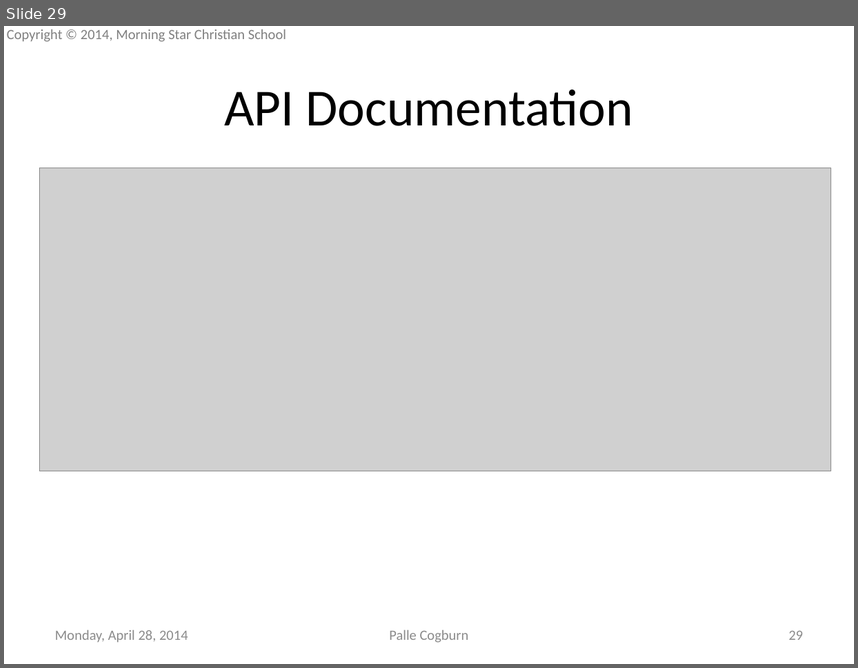
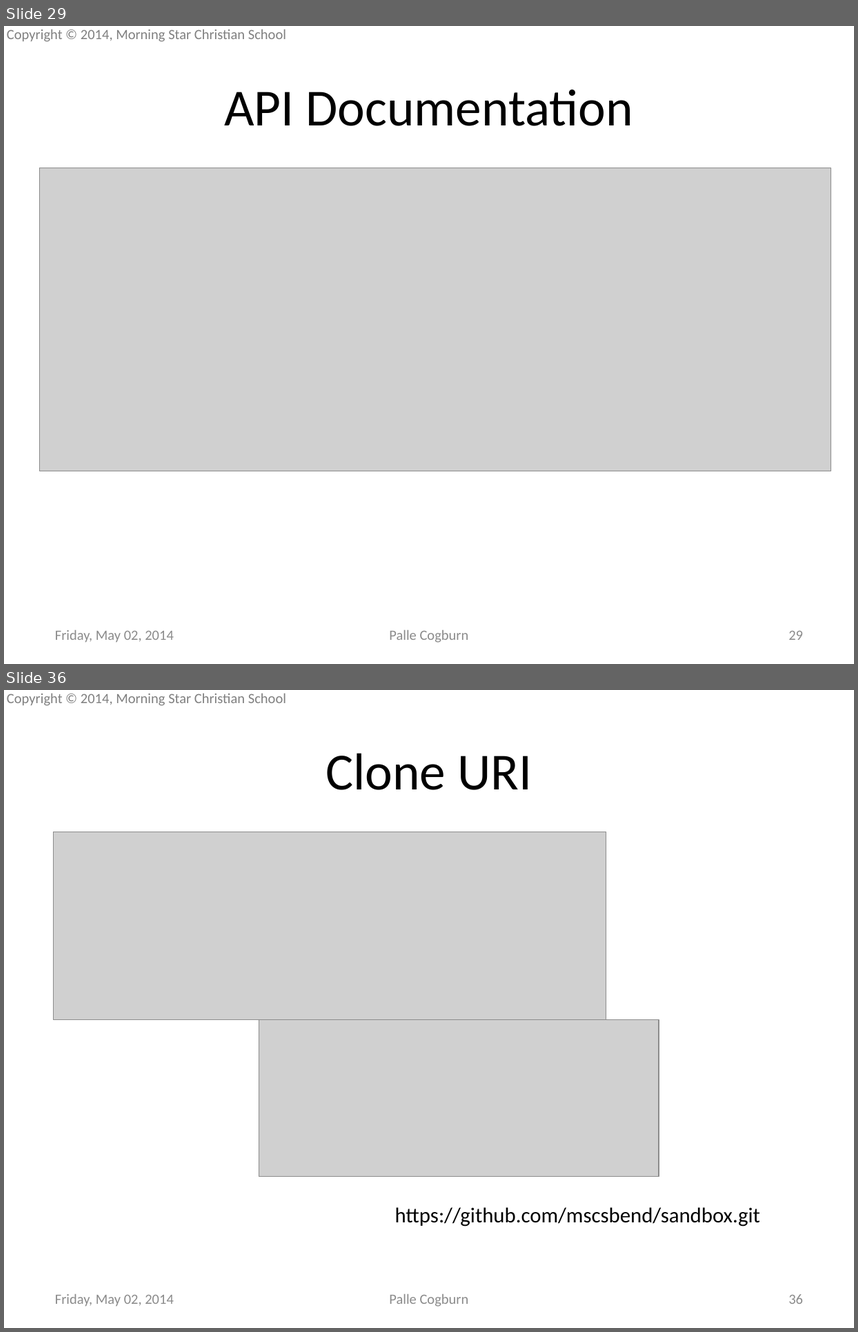
Before and after one commit to mscsbend/presentations, a slide deck: Lesson 2.pptx. Shown one above the other, each under a label of ours: slide 29 before the commit, slides 29 and 36 after it; the slides between them are not shown. The pictures are 858x668 and 858x1332 pixels, drawn with LibreOffice and Linux fonts; fonts in the diff are those of the drawing; grey boxes stand for pictures; background and template pictures are left out. Boxes give left, top, right and bottom in pixels: in the first picture for what was removed or moved away, otherwise in the second. Text is boxed around its words. In the diff, an @@ line names an element or a change of style, - is before the commit and + after.

```diff
--- a/Lesson 2.pptx
+++ b/Lesson 2.pptx
@@ slide 36 added at box(4, 690, 854, 1328), background picture (left out); not listed: 1 template element that a slide beside it also shows @@
@@ title added at box(326, 753, 532, 790), 44 pt, text #000000 @@
+Clone URI
@@ picture added at box(53, 832, 606, 1020) @@
@@ picture added at box(259, 1020, 659, 1176) @@
@@ text added at box(395, 1207, 760, 1226), 18 pt, text #000000 @@
+https://github.com/mscsbend/sandbox.git
@@ text added at box(55, 1294, 174, 1305), 12 pt, text #8C8C8C @@
+Friday, May 02, 2014
@@ text added at box(389, 1294, 469, 1306), 12 pt, text #8C8C8C @@
+Palle Cogburn
@@ page number added at box(789, 1294, 803, 1303), 12 pt, text #8C8C8C @@
+36
@@ slide 29 changed as well @@
@@ text at box(55, 630, 174, 641): text changed @@
-Monday, April 28, 2014
+Friday, May 02, 2014
```
Also in this commit, not shown: 28 other slides changed, 21 other slides added.
